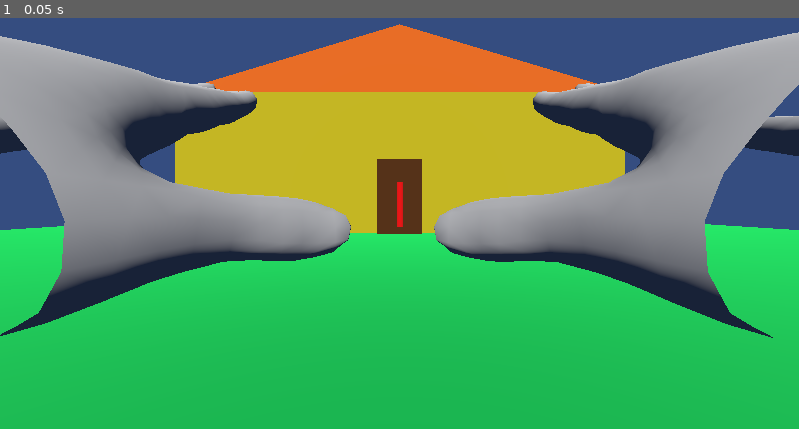
Above: before the commit, frame 1.
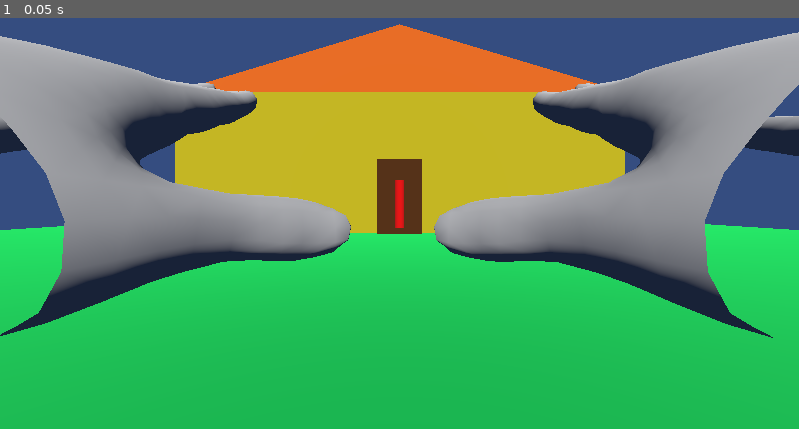
Above: after the commit, the same moment.

Repository: aleksanderopas/Godot4-WebXR-VR-Environment
Game: Godot game, scene res://main.tscn
The game is run twice, just before and just after one commit, with the same random seed, the same clock (stepped at 60 frames per second) and the same inputs.
Inputs:
- Up to frame 1 (0.05 s): no input

The runs differ from the first frame. In frame 1, less than 0.1% of the frame differs, in the area x 49-51%, y 39-52%.

Commit message:
Lepszy TP

Diff:
--- a/project_files/teleport.gd
+++ b/project_files/teleport.gd
@@ -19,8 +19,19 @@
 
 func _process(_delta: float) -> void:
 	if ray.is_colliding():
+		# 1. Pobieramy punkt uderzenia i normalną ściany/obiektu
 		var hit_point = ray.get_collision_point()
-		marker.global_transform.origin = Vector3(hit_point.x, 0.0, hit_point.z)
+		var normal = ray.get_collision_normal()
+
+		# Spłaszczamy wektor normalnej do poziomu (X, Z)
+		normal.y = 0.0
+		normal = normal.normalized()
+
+		# 2. Obliczamy bezpieczną pozycję (taką samą, na jaką trafisz po teleportacji)
+		var safe_marker_pos = hit_point + (normal * player_radius)
+
+		# 3. Ustawiamy marker na poziomie ziemi (Y = 0.01 dla uniknięcia migania)
+		marker.global_transform.origin = Vector3(safe_marker_pos.x, 0.01, safe_marker_pos.z)
 		marker.visible = true
 	else:
 		marker.visible = false
Not shown, changed: docs/index.html
Not shown, changed: docs/index.pck
